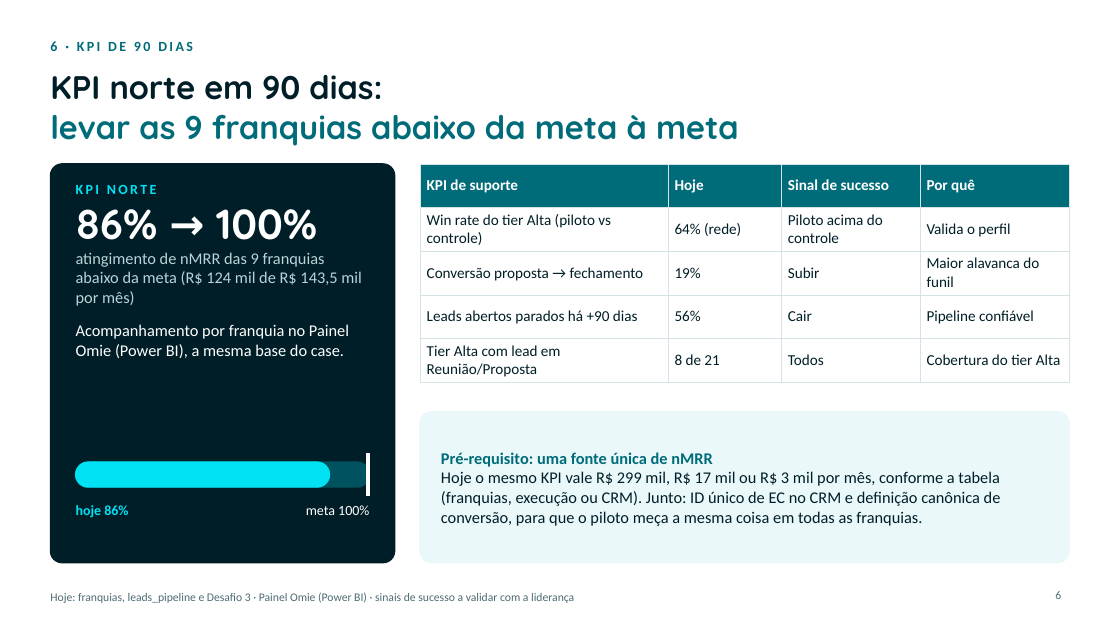
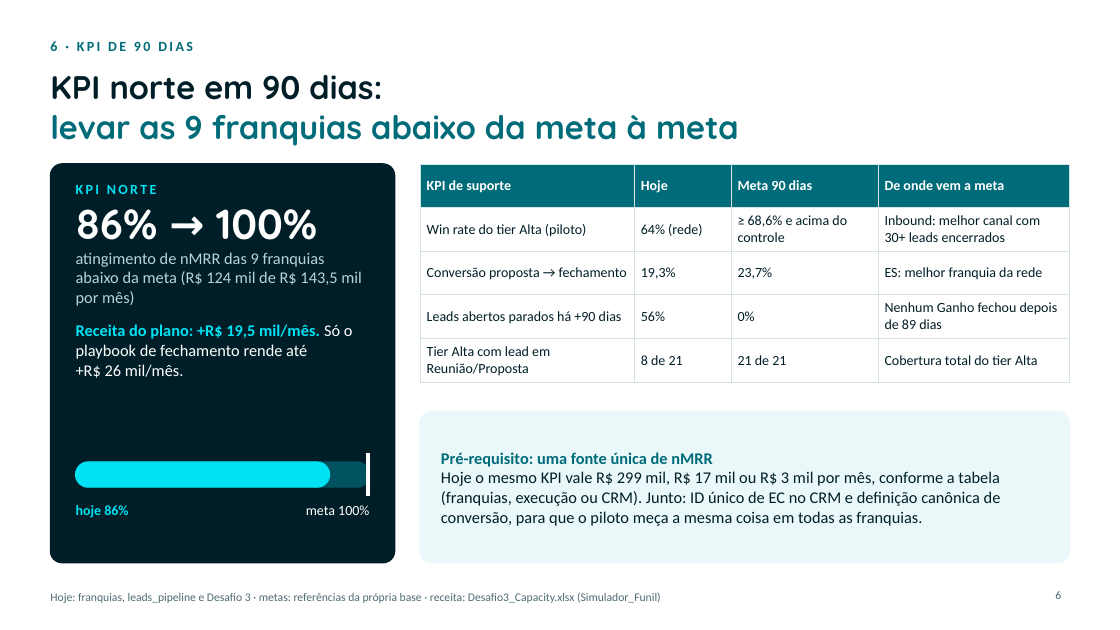
Before and after one commit to Flavioblf/case-omie-revops-contadores, a slide deck: slide 6 of omie-case-contadores/output/Apresentacao_Omie_Canal_Contadores.pptx. Drawn at 1120x630 pixels with LibreOffice and Linux fonts; fonts in the diff are those of the drawing; background and template pictures are left out. Boxes give left, top, right and bottom in pixels: in the first picture for what was removed or moved away, otherwise in the second. Text is boxed around its words. In the diff, an @@ line names an element or a change of style, - is before the commit and + after.

```diff
--- a/omie-case-contadores/output/Apresentacao_Omie_Canal_Contadores.pptx
+++ b/omie-case-contadores/output/Apresentacao_Omie_Canal_Contadores.pptx
@@ table at bbox=[420, 164, 1070, 380] @@
-row 1, column 3: Sinal de sucesso
+row 1, column 3: Meta 90 dias
-row 1, column 4: Por quê
+row 1, column 4: De onde vem a meta
-row 2: Win rate do tier Alta (piloto vs controle) | 64% (rede) | Piloto acima do controle | Valida o perfil
+row 2: Win rate do tier Alta (piloto) | 64% (rede) | ≥ 68,6% e acima do controle | Inbound: melhor canal com 30+ leads encerrados
-row 3: Conversão proposta → fechamento | 19% | Subir | Maior alavanca do funil
+row 3: Conversão proposta → fechamento | 19,3% | 23,7% | ES: melhor franquia da rede
-row 4, column 3: Cair
+row 4, column 3: 0%
-row 4, column 4: Pipeline confiável
+row 4, column 4: Nenhum Ganho fechou depois de 89 dias
-row 5, column 3: Todos
+row 5, column 3: 21 de 21
-row 5, column 4: Cobertura do tier Alta
+row 5, column 4: Cobertura total do tier Alta
@@ size 13 to 12 pt in "KPI de suporte", "Hoje", "64% (rede)", "Conversão proposta → fechamento" and 4 more places @@
@@ text at bbox=[76, 324, 353, 378]: text changed @@
-Acompanhamento por franquia no Painel Omie (Power BI), a mesma base do case.
+Receita do plano: +R$ 19,5 mil/mês. Só o playbook de fechamento rende até +R$ 26 mil/mês.
@@ text at bbox=[50, 592, 661, 603]: text changed @@
-Hoje: franquias, leads_pipeline e Desafio 3 · Painel Omie (Power BI) · sinais de sucesso a validar com a liderança
+Hoje: franquias, leads_pipeline e Desafio 3 · metas: referências da própria base · receita: Desafio3_Capacity.xlsx (Simulador_Funil)
```
Also in this commit, not shown: 1 other slide changed, 7 other files.
